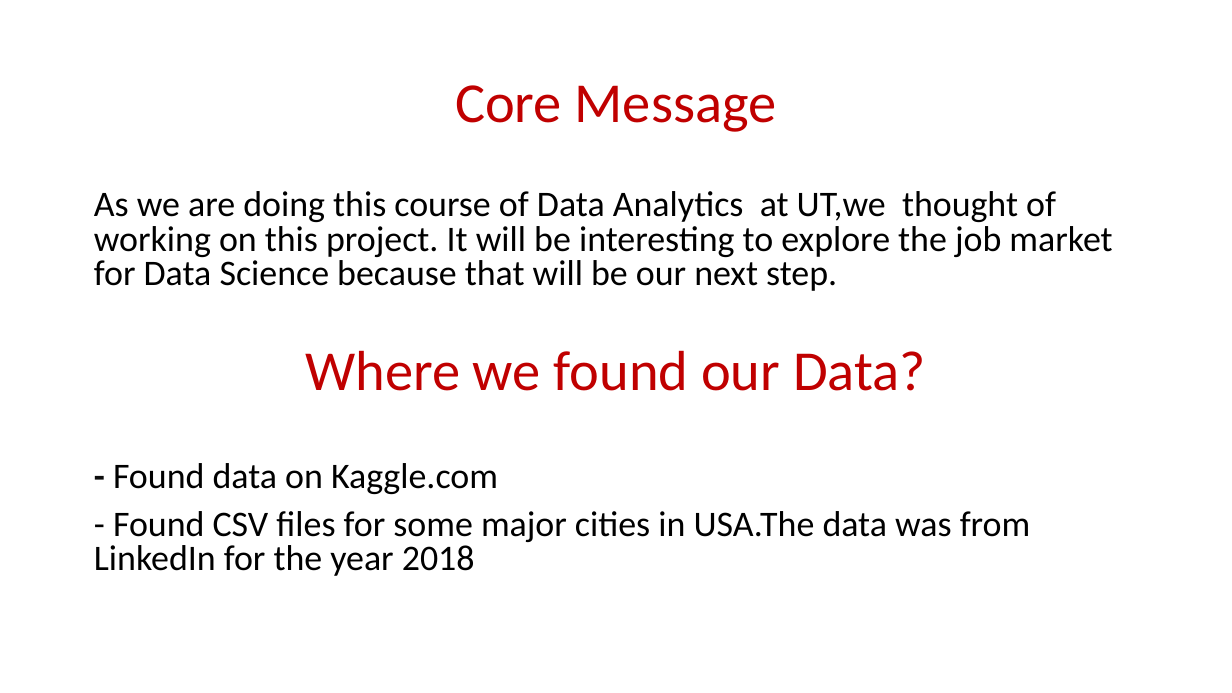
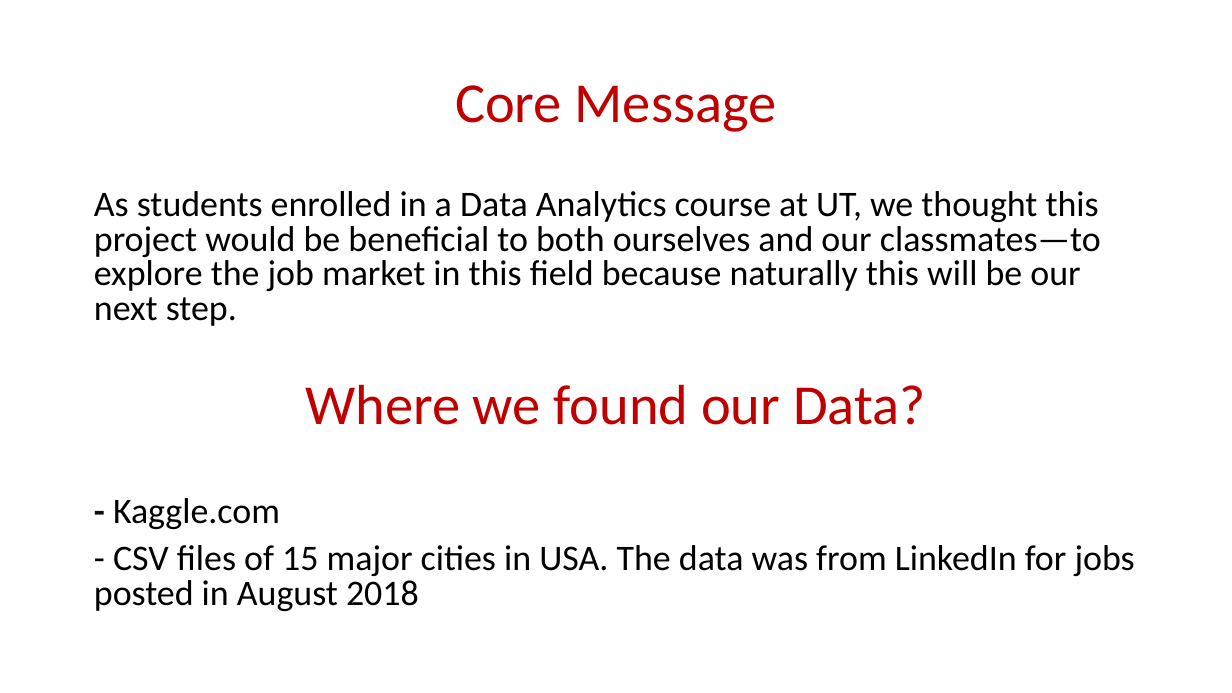
Before and after one commit to tjgrafft/DataScienceJobs_Project, a slide deck: slide 2 of presentation/Presentation.pptx. Drawn at 1232x693 pixels with LibreOffice and Linux fonts; fonts in the diff are those of the drawing. Boxes give left, top, right and bottom in pixels: in the first picture for what was removed or moved away, otherwise in the second. Text is boxed around its words. In the diff, an @@ line names an element or a change of style, - is before the commit and + after.

Commit message:
Made a few changes to presentation

```diff
--- a/presentation/Presentation.pptx
+++ b/presentation/Presentation.pptx
@@ text at (94, 191, 1101, 326): text changed @@
-As we are doing this course of Data Analytics at UT,we thought of working on this project. It will be interesting to explore the job market for Data Science because that will be our next step.
+As students enrolled in a Data Analytics course at UT, we thought this project would be beneficial to both ourselves and our classmates—to explore the job market in this field because naturally this will be our next step.
@@ text at (94, 498, 1135, 611): text changed @@
-- Found data on Kaggle.com
-- Found CSV files for some major cities in USA.The data was from LinkedIn for the year 2018
+- Kaggle.com
+- CSV files of 15 major cities in USA. The data was from LinkedIn for jobs posted in August 2018
```
Also in this commit, not shown: 2 other slides changed.
